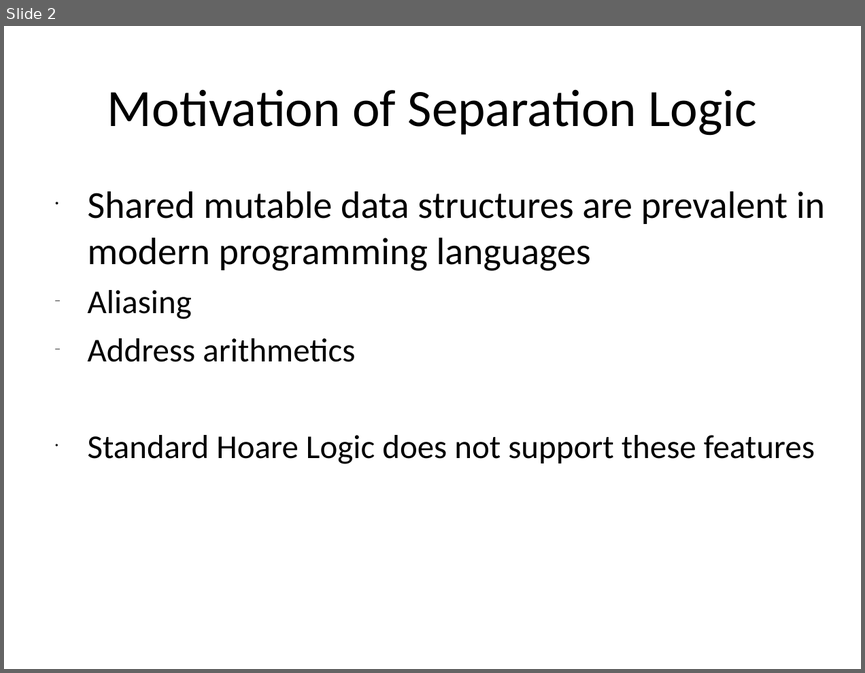
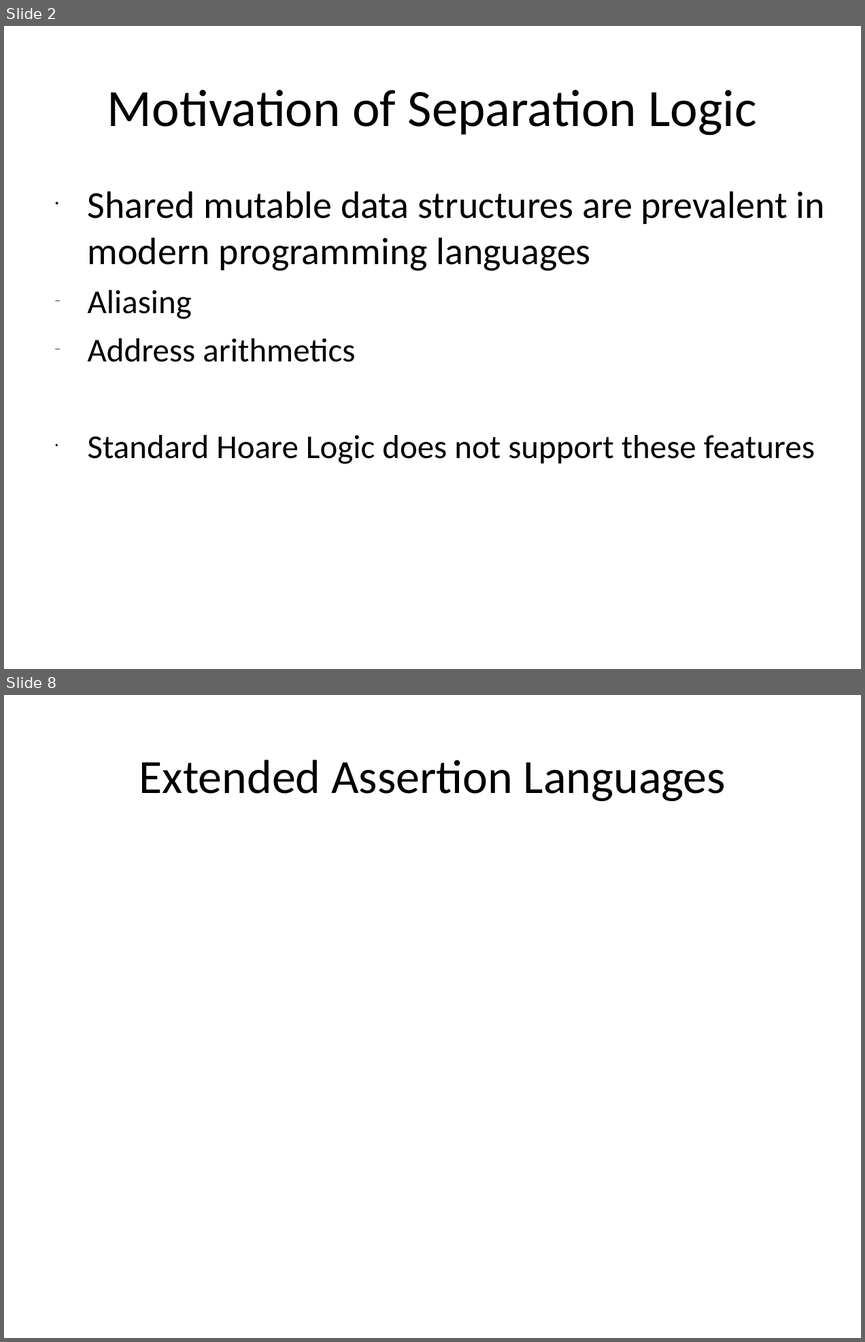
Before and after one commit to xiaohe27/Papers4Courses, a slide deck: FM/presentations/Overview of Separation Logic.ppt. Shown one above the other, each under a label of ours: slide 2 before the commit, slides 2 and 8 after it; the slides between them are not shown. The pictures are 865x673 and 865x1342 pixels, drawn with LibreOffice and Linux fonts; fonts in the diff are those of the drawing. Boxes give left, top, right and bottom in pixels: in the first picture for what was removed or moved away, otherwise in the second. Text is boxed around its words. In the diff, an @@ line names an element or a change of style, - is before the commit and + after.

```diff
--- a/FM/presentations/Overview of Separation Logic.ppt
+++ b/FM/presentations/Overview of Separation Logic.ppt
@@ slide 8 added at (x1=4, y1=695, x2=861, y2=1338), background #FFFFFF @@
@@ title added at (x1=139, y1=760, x2=725, y2=801), 40 pt, text #000000 @@
+Extended Assertion Languages
```
Also in this commit, not shown: 2 slides changed, 5 other slides added.
